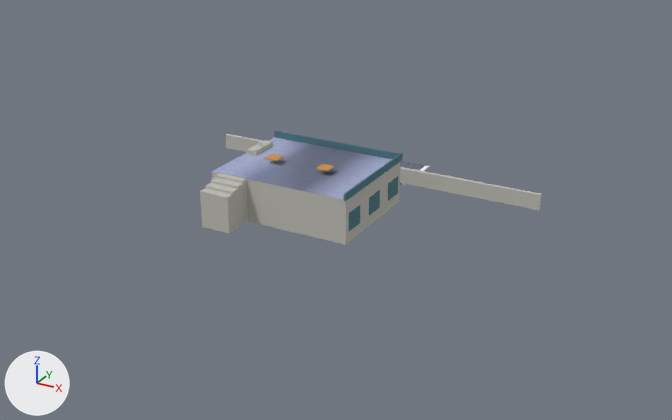
The OBJ model Games/GuruttoWorld/Assets/Models/Sunrise/BlockBatches/Street-3.obj, before and after one commit.
Both versions are drawn from a 50 mm camera at (53.4, -2.9, 45.4) aimed at (2.8, 89.1, -0.5). Lighting does not change. The marker at lower left points along +X, +Y and +Z. The first picture is the older version. Where no turn or scale is listed for an object, it has been applied to the vertices. Vertices at exactly the same position are counted once.

The scene before the commit, as lines of its bpy script (objects in view):
```python
mat_surface10 = principled_material('surface10')
mat_surface10.base_color = (0.078, 0.186, 0.228)  # cyan #4f7783
mat_surface10.roughness = 1.0
mat_surface11 = principled_material('surface11')
mat_surface11.base_color = (0.516, 0.51, 0.462)  # grey #bebdb5
mat_surface11.roughness = 1.0
mat_surface8 = principled_material('surface8')
mat_surface8.base_color = (0.6, 0.288, 0.072)  # orange #cb924c
mat_surface8.roughness = 1.0
me_street_3 = bpy.data.meshes.new('Street-3')
me_street_3.from_pydata(...)  # 222 vertices, 254 faces; spans x -21.0..25.0, y 76.2..108.0, z -0.4..6.5
me_street_3.materials.append(mat_surface11)  # grey #bebdb5
me_street_3.materials.append(mat_surface7)  # picture img_paving_png
me_street_3.materials.append(mat_surface10)  # cyan #4f7783
me_street_3.materials.append(mat_surface8)  # orange #cb924c
me_street_3.materials.append(mat_surface12)  # cyan #73eddd
me_street_3.materials.append(mat_surface13)  # blue #cfc2ff
me_street_3.materials.append(mat_surface14)  # white #ffffff
me_street_3.materials.append(mat_surface4)  # picture img_colormap_png
me_street_3.materials.append(mat_surface5)  # picture img_asphalt_png
me_street_3.materials.append(mat_surface6)  # picture img_asphalt_png
ob_street_3 = bpy.data.objects.new('Street-3', me_street_3)
ob_street_3.location = (0.0, 0.0, 0.0)
```
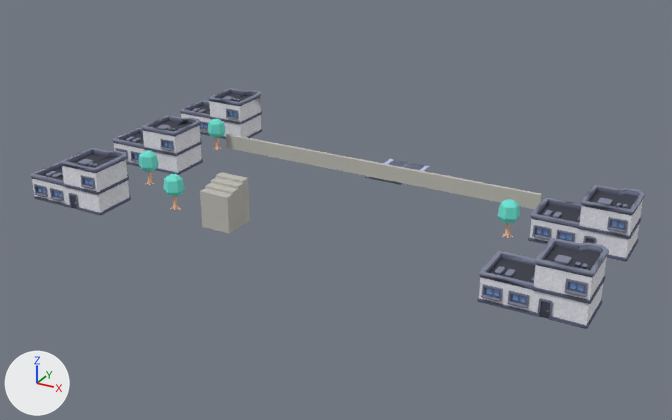
The edits, one by one:
Picture 'plaster.png' (img_plaster_png) is new.
Picture 'colormap.png.001' (img_colormap_png_001) is new.
In material 'surface11' (mat_surface11), base_color is no longer (0.516, 0.51, 0.462), grey #bebdb5.
In material 'surface11' (mat_surface11), texture is now set to img_asphalt_png.
In material 'surface10' (mat_surface10), base_color is no longer (0.078, 0.186, 0.228), cyan #4f7783.
In material 'surface10' (mat_surface10), texture is now set to img_colormap_png_001.
Material 'surface8' (mat_surface8) changes colour from orange #cb924c to grey #bebdb5; in linear values from (0.6, 0.288, 0.072) to (0.516, 0.51, 0.462).
Material 'surface1' (mat_surface1) is new.
Its texture is img_colormap_png.
Its roughness is 1.0.
Material 'surface2' (mat_surface2) is new.
Its texture is img_plaster_png.
Its roughness is 1.0.
Material 'surface3' (mat_surface3) is new.
Its base color is (0.161, 0.788, 0.671) (cyan #70e6d6).
Its roughness is 1.0.
me_street_3 is used by ob_street_3; location (0.0, 0.0, 0.0).
me_street_3 had 222 vertices, 254 faces and spanned x -21.0..25.0, y 76.2..108.0, z -0.4..6.5.
me_street_3 now has 4616 vertices, 8343 faces and spans x -31.5..37.5, y 72.6..109.4, z -0.4..6.0.
me_street_3 part 1: 15 loose pieces with 158 vertices, spanning x -9.0..9.1, y 79.7..94.3, z 0.0..6.5, are deleted.
me_street_3 part 2: 2746 vertices added at x -31.5..-12.9, y 72.6..109.4, z 0.0..6.0.
me_street_3 part 3: 929 vertices added at x 22.9..37.5, y 89.7..97.4, z 0.0..6.0.
me_street_3 part 4: 821 vertices added at x 26.5..37.5, y 74.6..81.4, z 0.0..6.0.
me_street_3 part 5: 36 faces spanning x 1.0..7.0, y 100.0..108.0, z -0.4 switch from mat_surface4 (picture img_colormap_png) to mat_surface10 (picture img_colormap_png_001).
Other edits to the shape of me_street_3 do not show in these pictures.
me_street_3 no longer uses material mat_surface7 (picture img_paving_png).
me_street_3 no longer uses material mat_surface13 (blue #cfc2ff).
me_street_3 no longer uses material mat_surface14 (white #ffffff).
me_street_3 no longer uses material mat_surface5 (picture img_asphalt_png).
me_street_3 no longer uses material mat_surface6 (picture img_asphalt_png).
me_street_3 gains material mat_surface2 (picture img_plaster_png).
me_street_3 gains material mat_surface1 (picture img_colormap_png).
me_street_3 gains material mat_surface3 (cyan #70e6d6).

Pixel boxes [x1, y1, x2, y2] of what changed, in the pictures (672 x 420 px):
'Street-3', reshaped (79% wider, 110% taller)
    before: [200, 131, 542, 245]
    after: [31, 88, 645, 329]
part 1 of me_street_3, deleted
    before: [212, 131, 403, 245]
part 2 of me_street_3, added
    after: [31, 88, 262, 215]
part 3 of me_street_3, added
    after: [497, 185, 645, 261]
part 4 of me_street_3, added
    after: [477, 238, 609, 329]
part 5 of me_street_3, recoloured
    before: [401, 162, 429, 186]
    after: [364, 159, 429, 186]
